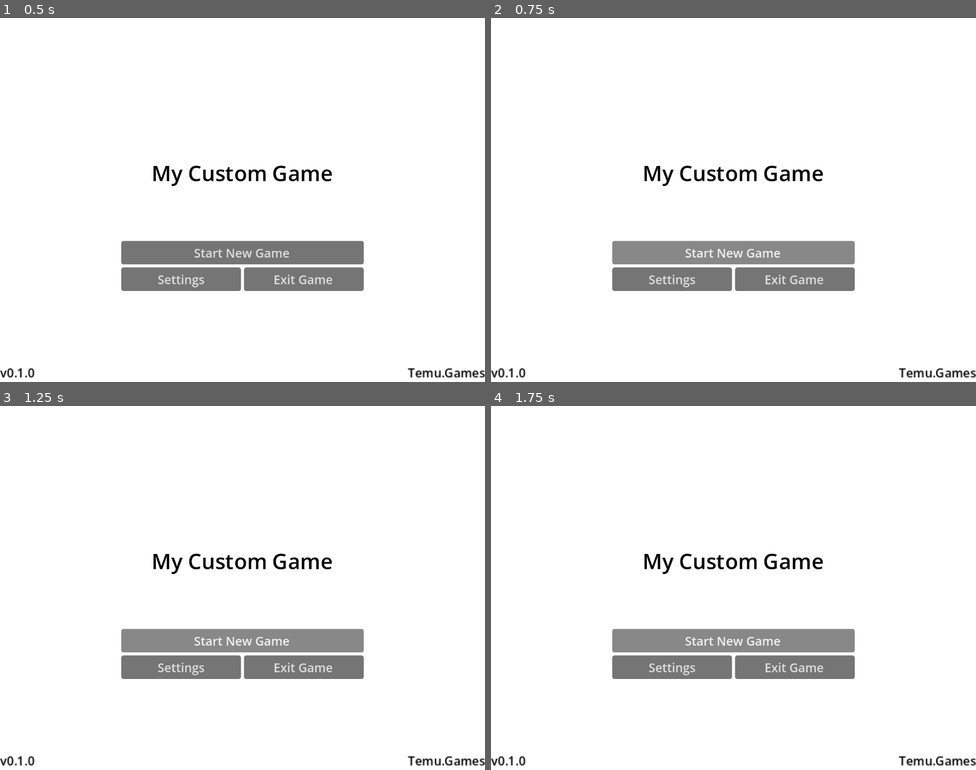
Above: before the commit, frames 1-4 (two rows, left to right).
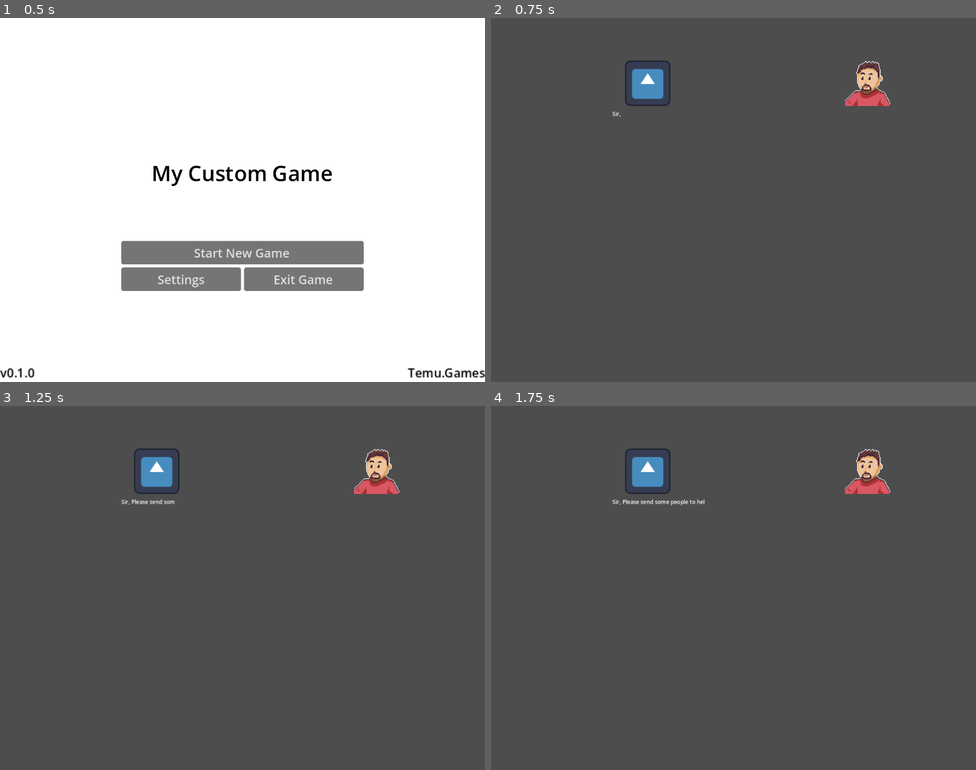
Above: after the commit, the same moments.

Repository: Alduthir/CountDownGame
Game: Godot game, scene res://MainMenu/MainMenu.tscn
The game is run twice, just before and just after one commit, with the same random seed, the same clock (stepped at 60 frames per second) and the same inputs. The engine's default icon, where the game draws it, is replaced by a stand-in: a white triangle on a blue panel in a dark square.
Inputs (mouse positions are in pixels of both pictures, inside the frame that each line leads up to):
- Up to frame 1 (0.5 s): no input
- Up to frame 2 (0.75 s): click "Start New Game" at 0.5 s
- Up to frame 3 (1.25 s): no input
- Up to frame 4 (1.75 s): click (733, 638) at 1.25 s, where only the run before the commit has a clickable "Start New Game"

Frame 1 is identical in both runs. In frame 2, 100% of the frame differs, in the area x 0-100%, y 0-100%; in frame 3, 100%; in frame 4, 100%.

Commit message:
changes to dialog styling

Diff:
--- a/Dialogue/DialogueSystem.tscn
+++ b/Dialogue/DialogueSystem.tscn
@@ -24,55 +24,52 @@
 grow_vertical = 2
 theme = ExtResource("1_7u48i")
 
-[node name="DialogueContainer" type="HBoxContainer" parent="." unique_id=1994993039]
+[node name="VBoxContainer" type="VBoxContainer" parent="." unique_id=2094698787]
 layout_mode = 1
-anchors_preset = 12
-anchor_top = 1.0
+anchors_preset = 15
 anchor_right = 1.0
 anchor_bottom = 1.0
+offset_left = 80.0
+offset_top = 96.0
+offset_right = 80.0
+offset_bottom = 96.0
 grow_horizontal = 2
-grow_vertical = 0
+grow_vertical = 2
+scale = Vector2(0.6, 0.6)
+alignment = 1
+
+[node name="HBoxContainer" type="HBoxContainer" parent="VBoxContainer" unique_id=1939097606]
+custom_minimum_size = Vector2(200, 50)
+propagate_maximum_size = false
+layout_mode = 2
+theme_override_constants/separation = 192
+alignment = 1
+
+[node name="Count" type="TextureRect" parent="VBoxContainer/HBoxContainer" unique_id=1845478909]
+layout_mode = 2
+texture = ExtResource("2_ix2o0")
+expand_mode = 2
+
+[node name="Villager" type="TextureRect" parent="VBoxContainer/HBoxContainer" unique_id=488451177]
+unique_name_in_owner = true
+layout_mode = 2
+texture = ExtResource("2_ix2o0")
+expand_mode = 2
+
+[node name="DialogueContainer" type="HBoxContainer" parent="VBoxContainer" unique_id=1994993039]
+layout_mode = 2
 theme = ExtResource("1_7u48i")
 
-[node name="Dialogue" type="RichTextLabel" parent="DialogueContainer" unique_id=321754634]
+[node name="Dialogue" type="RichTextLabel" parent="VBoxContainer/DialogueContainer" unique_id=321754634]
 unique_name_in_owner = true
-custom_minimum_size = Vector2(200, 0)
 layout_mode = 2
+size_flags_horizontal = 3
 theme = ExtResource("1_7u48i")
-text = "Lorem ipsum dolor sit amet consectetur adipiscing el …(345 unchanged characters)… t per conubia nostra inceptos himenaeos.
+text = "Lorem ipsum dolor sit amet consectetur adipiscing el …(345 unchanged characters)… t per conubia nostra inceptos himenaeos."
 
-Lorem ipsum dolor sit amet consectetur adipiscing elit. Quisque faucibus ex sapien vitae pellentesque sem placerat. In id cursus mi pretium tellus duis convallis. Tempus leo eu aenean sed diam urna tempor. Pulvinar vivamus fringilla lacus nec metus bibendum egestas. Iaculis massa nisl malesuada lacinia integer nunc posuere. Ut hendrerit semper vel class aptent taciti sociosqu. Ad litora torquent per conubia nostra inceptos himenaeos."
-
-[node name="ResponseContainer" type="VBoxContainer" parent="DialogueContainer" unique_id=118765653]
+[node name="ResponseContainer" type="VBoxContainer" parent="VBoxContainer/DialogueContainer" unique_id=118765653]
 unique_name_in_owner = true
 custom_minimum_size = Vector2(100, 0)
 layout_mode = 2
 size_flags_horizontal = 10
 theme = ExtResource("1_7u48i")
-
-[node name="HBoxContainer" type="HBoxContainer" parent="." unique_id=1939097606]
-custom_minimum_size = Vector2(200, 100)
-propagate_maximum_size = false
-layout_mode = 1
-anchors_preset = 8
-anchor_left = 0.5
-anchor_top = 0.5
-anchor_right = 0.5
-anchor_bottom = 0.5
-offset_left = -20.0
-offset_top = -20.0
-offset_right = 20.0
-offset_bottom = 20.0
-grow_horizontal = 2
-grow_vertical = 2
-
-[node name="Count" type="TextureRect" parent="HBoxContainer" unique_id=1845478909]
-layout_mode = 2
-texture = ExtResource("2_ix2o0")
-expand_mode = 2
-
-[node name="Villager" type="TextureRect" parent="HBoxContainer" unique_id=488451177]
-unique_name_in_owner = true
-layout_mode = 2
-texture = ExtResource("2_ix2o0")
-expand_mode = 2
--- a/MainMenu/main_menu.gd
+++ b/MainMenu/main_menu.gd
@@ -10,7 +10,7 @@
 	pass
 
 func _on_btn_start_pressed() -> void:
-	pass # Replace with function body.
+	get_tree().change_scene_to_file("res://Stages/Stage_1/Wakeup.tscn")
 
 func _on_btn_settings_pressed() -> void:
 	get_tree().change_scene_to_file("res://MainMenu/Settings/Settings.tscn") # Replace with function body.
--- /dev/null
+++ b/Stages/Stage_1/Wakeup.tres
@@ -0,0 +1,8 @@
+[gd_resource type="Resource" script_class="DialogueEntry" format=3 uid="uid://jffrdujccby5"]
+
+[ext_resource type="Script" uid="uid://c5kpn8txihbv7" path="res://Dialogue/tools/dialogue_choice.gd" id="1_yu87w"]
+[ext_resource type="Script" uid="uid://dntknnuc1tx1u" path="res://Dialogue/tools/dialogue_entry.gd" id="2_1c76g"]
+
+[resource]
+script = ExtResource("2_1c76g")
+metadata/_custom_type_script = "uid://dntknnuc1tx1u"
--- /dev/null
+++ b/Stages/Stage_1/Wakeup.tscn
@@ -0,0 +1,18 @@
+[gd_scene format=3 uid="uid://db20vgbosllb3"]
+
+[ext_resource type="PackedScene" uid="uid://b0fc2bfi4t8gj" path="res://Dialogue/DialogueSystem.tscn" id="1_8hhkg"]
+
+[node name="Wakeup" type="Control" unique_id=35681556]
+layout_mode = 3
+anchors_preset = 15
+anchor_right = 1.0
+anchor_bottom = 1.0
+grow_horizontal = 2
+grow_vertical = 2
+
+[node name="DialogueSystem" parent="." unique_id=505604403 instance=ExtResource("1_8hhkg")]
+layout_mode = 1
+anchors_preset = 10
+anchor_bottom = 0.0
+grow_vertical = 1
+size_flags_horizontal = 4
